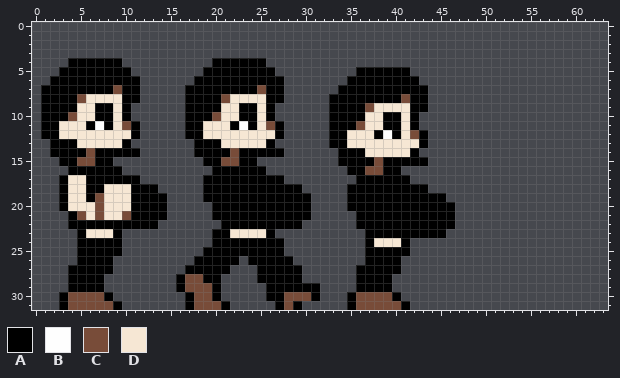
Edited in one commit: pixel-art sprite (res/char.png). The first picture shows the starting point.
The file is 64x32 pixels.
Palette (. is transparent): A #000000  B #fefefe  C #784c39  D #f6e7d4
Pixels before, first column x 1:
 4 ...AAAAAA..........AAAAAA.....................
 5 ..AAAAAAAA........AAAAAAAA.........AAAAAA.....
 6 .AAAAAAAAAA......AAAAAAAAAA.......AAAAAAAA....
 7 AAAAAAAACAA.....AAAAAAAACAA......AAAAAAAAAA...
 8 AAAACDDDDAA.....AAAACDDDDAA.....AAAAAAAACAA...
 9 AAAADDAADA......AAAADDAADA......AAAACDDDDAA...
10 AAACDDAADA......AAACDDAADA......AAAADDAADA....
11 AADDDABADCA.....AADDDABADCA.....AAACDDAADA....
12 AADDDDDDDDA.....AADDDDDDDDA.....AADDDABADCA...
13 .AAADDDDDA.......AAADDDDDA......AADDDDDDDDA...
14 .AAAACAAAAA......AAAACAAAAA......AAADDDDDA....
15 ..AACCAA..........AACCAA.........AAAACAAAAA...
16 ...AAAAAA..........AAAAAA.........AACCAA......
17 ..ADDAAAAAA.......AAAAAAAAA........AAAAAA.....
18 ..ADDAADDDAAA.....AAAAAAAAAAA.....AAAAAAAAA...
19 ..ADDACDDDAAAA....AAAAAAAAAAAA....AAAAAAAAAAA.
20 ..ADDDCDDDAAAA.....AAAAAAAAAAA....AAAAAAAAAAAA
21 ...ACDCDDCAAAA.....AAAAAAAAAAA.....AAAAAAAAAAA
22 ...AAAAAAAAAA.......AAAAAAAAA......AAAAAAAAAAA
23 ....ADDDA..........AADDDDA..........AAAAAAAAA.
24 ....AAAAA..........AAAAAAAA.........ADDDA.....
25 ....AAAAA.........AAAAAAAAA.........AAAAA.....
26 ....AAAA.........AAAAA.AAAAA........AAAA......
27 ...AAAAA........AAAAA...AAAAA......AAAAA......
28 ...AAAA........ACCAA....AAAAA......AAAA.......
29 ...AAAA........ACCCA.....AAAAAA....AAAA.......
30 ..ACCCCA........ACCA.....AACCCA...ACCCCA......
31 ..ACCCCCA.......ACCCA.....ACA.....ACCCCCA.....
The result:
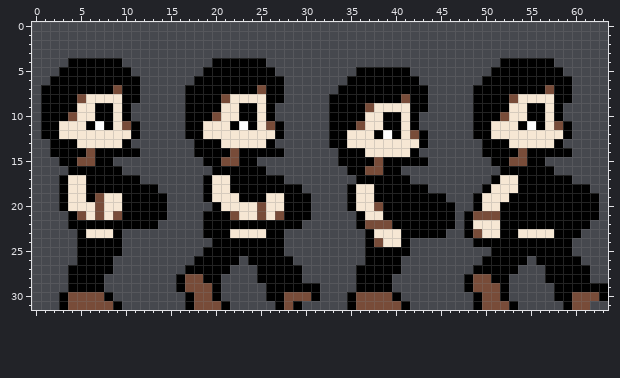
Log entry: Update run animation
What changed:
Changed rows in their new state; - is an unchanged pixel.
first column x 8:
 4 --------------------------------------------AAAAAA------
 5 -------------------------------------------AAAAAAAA-----
 6 ------------------------------------------AAAAAAAAAA----
 7 -----------------------------------------AAAAAAAACAA----
 8 -----------------------------------------AAAACDDDDAA----
 9 -----------------------------------------AAAADDAADA-----
10 -----------------------------------------AAACDDAADA-----
11 -----------------------------------------AADDDABADCA----
12 -----------------------------------------AADDDDDDDDA----
13 ------------------------------------------AAADDDDDA-----
14 ------------------------------------------AAAACAAAAA----
15 -------------------------------------------AACCAA-------
16 --------------------------------------------AAAAAA------
17 ------------DD-----------------------------ADDAAAAAA----
18 AAA---------DD--------------DD------------ADDDAAAAAAAA--
19 --A---------DDD---DD--------DD-----------ADDDAAAAAAAAAA-
20 --A----------DDDDCDD--------DDC----------ADDAAAAAAAAAAA-
21 -CA--------A--CDDCDC---------DD---------ACCCAAAAAAAAAAA-
22 -----------AA----------------CCC--------ADDDAAAAAAAAAA--
23 -----------A-------A----------DDD-------ACDDAADDDDAAA---
24 ------------------------------C----------AAAAAAAAAAA----
25 -------------------------------------------AAAAAAAAA----
26 ------------------------------------------AAAAA-AAAAA---
27 -----------------------------------------AAAAA---AAAAA--
28 ----------------------------------------ACCAA----AAAAA--
29 ----------------------------------------ACCCA-----AAAAAA
30 -----------------------------------------ACCA-----AACCCA
31 -----------------------------------------ACCCA-----ACC--
Where, in picture pixels (left, top, right, bottom), the same in both pictures:
added: (464, 58, 608, 310)
changed: (203, 175, 284, 238)
changed: (104, 184, 131, 220)
changed: (356, 184, 401, 247)
